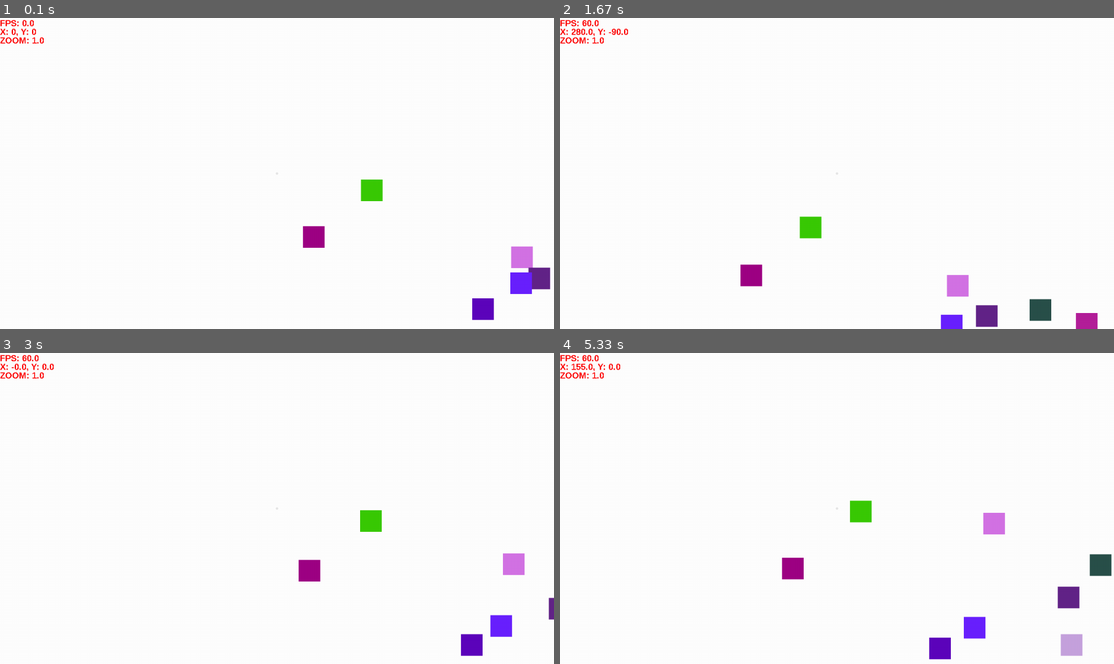
Above: before the commit, frames 1-4 (two rows, left to right).
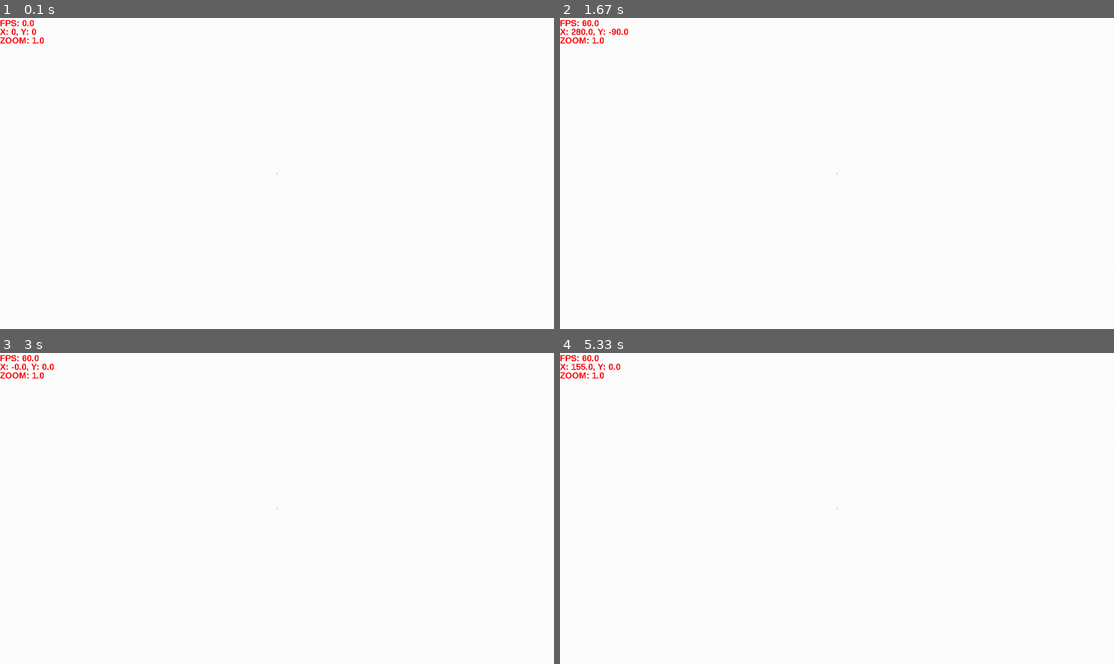
Above: after the commit, the same moments.

Repository: Jonesgamings/Pygame-Game-Engine
Game: pygame game, started from screen.py
Same seed, same stepped clock (60 frames per second), same inputs: the game is played once before the commit and once after it.
Inputs:
- Up to frame 1 (0.1 s): no input
- Up to frame 2 (1.67 s): hold Right 0.33-0.8 s; hold Up 0.83-1.13 s; hold Right 1.17-1.63 s
- Up to frame 3 (3 s): hold Left 1.67-2.2 s; hold Down 2.23-2.53 s; hold Left 2.57-2.97 s
- Up to frame 4 (5.33 s): hold Up 3-3.37 s; hold Right 3.4-4.03 s; hold Down 4.07-4.43 s; hold Left 4.47-4.93 s; hold Right from 4.97 s (still down)

The runs differ from the first frame. In frame 1, 1.7% of the frame differs, in the area x 54-100%, y 51-98%; in frame 2, 1.8%; in frame 3, 1.5%; in frame 4, 2.3%, in the area x 40-100%, y 47-99%.

Commit message:
Some Base Variable Changes

Diff:
--- a/object.py
+++ b/object.py
@@ -3,11 +3,12 @@
 
 class Object:
 
-    def __init__(self, pos, sprite: pygame.Surface) -> None:
+    def __init__(self, pos, sprite: pygame.Surface, velocity = (0, 0)) -> None:
         self.type = "DEFAULT"
         self.pos = pos
         self.sprite = sprite
         self.rect = self.sprite.get_rect()
+        self.vx, self.vy = velocity
         self.updateRect()
 
     def updateRect(self):
@@ -31,7 +32,7 @@
         screen.blit(toBlit, (screenPosX, screenPosY))
 
     def update(self, game):
-        pass
+        self.moveBy(self.vx, self.vy)
 
     def imageToJSON(self):
         pass
@@ -58,37 +59,26 @@
 
 class GravityObject(Object):
 
-    GRAVCONSTANT = 1
+    GRAVCONSTANT = 0.00005
 
     def __init__(self, pos, sprite: pygame.Surface, mass) -> None:
         super().__init__(pos, sprite)
         self.type = "GRAVITY_OBJECT"
         self.mass = mass
-        self.vx = 0
-        self.vy = 0
+
+    def normalize(self, vector):
+        currentLen = math.sqrt((vector[0] ** 2) + (vector[1] ** 2))
+        newVector = vector[0] / currentLen, vector[1] / currentLen
+        return newVector
 
     def update(self, game):
         super().update(game)
         for object in game.map.objects:
-            if object.type == self.type:
-                changeX = self.pos[0] - object.pos[0]
-                changeY = self.pos[1] - object.pos[1]
-                distance = changeX ** 2 + changeY ** 2
-
-                if changeX == 0:
-                    angle = 0
-
-                elif changeY == 0:
-                    angle = 90
-
-                else:
-                    angle = math.atan2(changeY, changeX)
-
-                if distance > 0.0:
-                    force = (GravityObject.GRAVCONSTANT * self.mass * self.mass) / distance
-                    Xforce = force * math.cos(angle)
-                    Yforce = force * math.sin(angle)
-                    self.vx += Xforce
-                    self.vy += Yforce
+            if object != self:
+                if object.type == self.type:
+                    normal = self.normalize((object.pos[0] - self.pos[0], object.pos[1] - self.pos[1]))
+                    force = normal[0] * GravityObject.GRAVCONSTANT * object.mass, normal[1] * GravityObject.GRAVCONSTANT * object.mass
+                    self.vx += force[0]
+                    self.vy += force[1]
 
         self.moveBy(self.vx, self.vy)
--- a/screen.py
+++ b/screen.py
@@ -1,7 +1,7 @@
 import pygame
 import json
 from object import Object, GravityObject
-from random import randint
+from random import randint, uniform
 from time import time
 
 pygame.init()
@@ -213,8 +213,8 @@
             self.objects.append(toAdd)
 
 if __name__ == "__main__":
-    MAXOBJECTS = 30
-    MAXCOORD = 1000
+    MAXOBJECTS = 100
+    MAXCOORD = 10000
     MINCOORD = 0
 
     surf = pygame.Surface((50, 50), pygame.SRCALPHA)
@@ -227,7 +227,7 @@
         surf.fill((randint(0, 255), randint(0, 255), randint(0, 255)))
         x = randint(MINCOORD, MAXCOORD)
         y = randint(MINCOORD, MAXCOORD)
-        obj = GravityObject((x, y), surf, 3)
+        obj = Object((x, y), surf)
         game.addObject(obj)
 
     game.mainloop()
